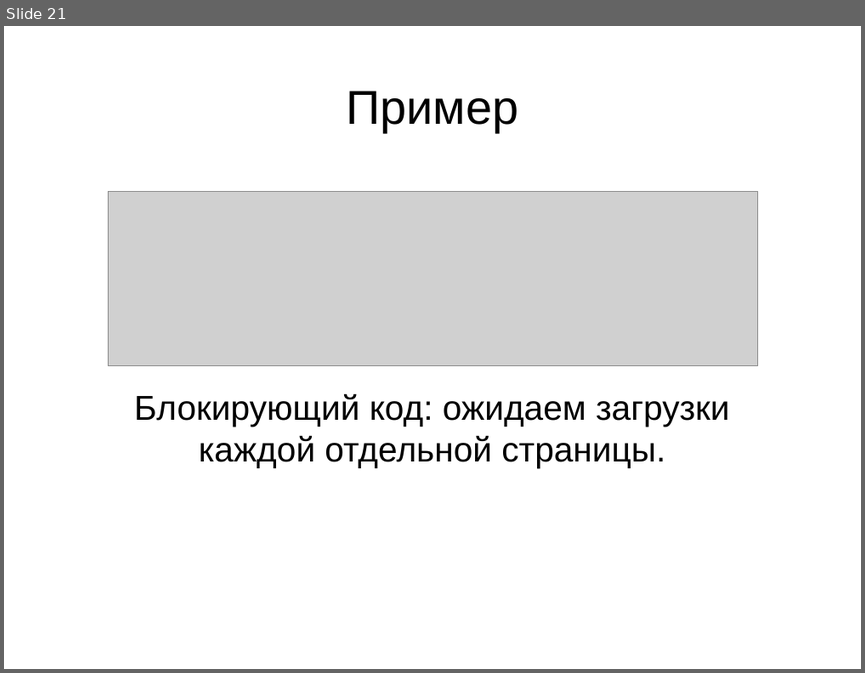
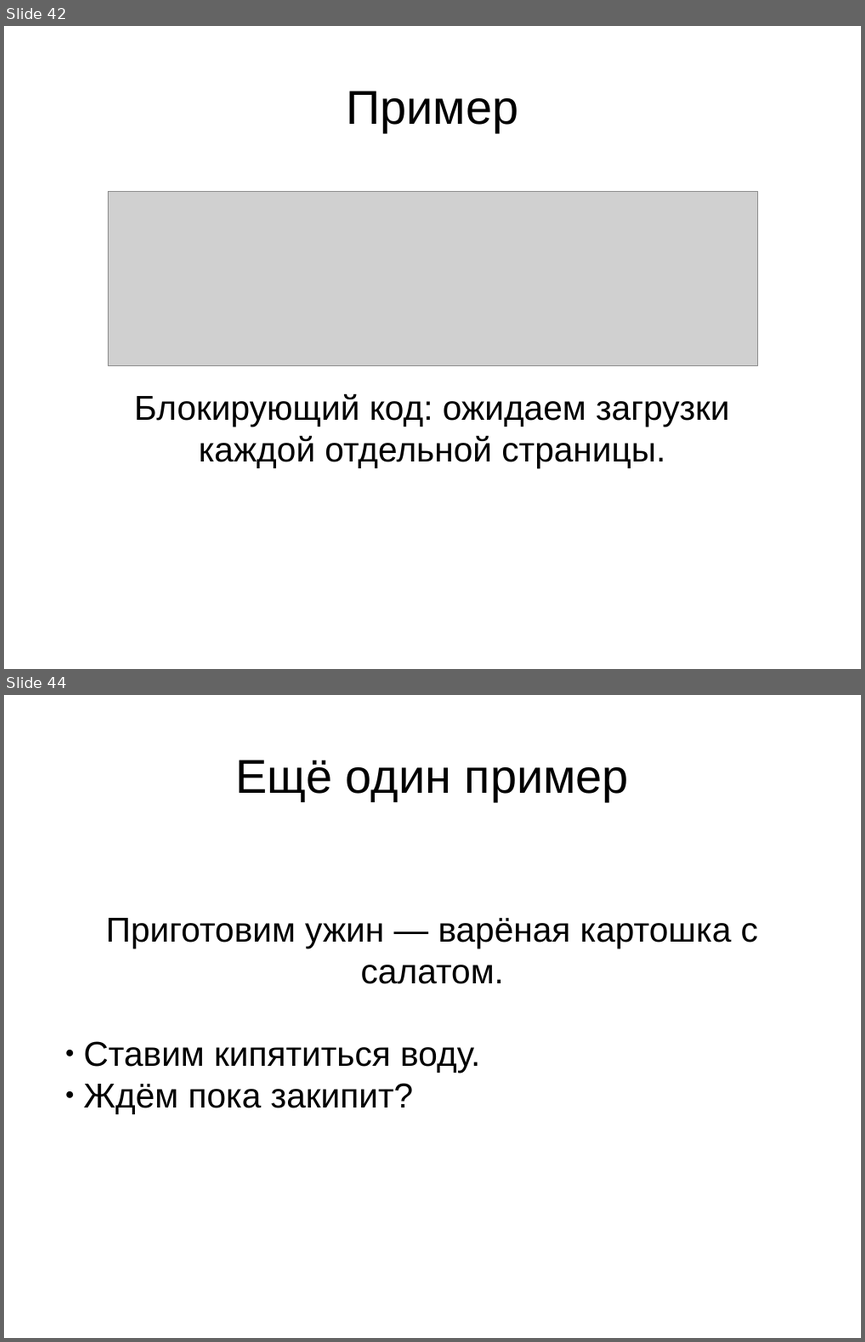
Before and after one commit to altersign/code-beauty, a slide deck: slideshow.odp. Shown one above the other, each under a label of ours: slide 21 before the commit, slides 42 and 44 after it; the slides between them are not shown. The pictures are 865x673 and 865x1342 pixels, drawn with LibreOffice and Linux fonts; fonts in the diff are those of the drawing; grey boxes stand for pictures. Boxes give left, top, right and bottom in pixels: in the first picture for what was removed or moved away, otherwise in the second. Text is boxed around its words. In the diff, an @@ line names an element or a change of style, - is before the commit and + after.

```diff
--- a/slideshow.odp
+++ b/slideshow.odp
@@ slide 44 added at (4, 695, 861, 1338), background #FFFFFF @@
@@ title added at (235, 760, 629, 801), 44 pt, text #000000 @@
+Ещё один пример
@@ subtitle added at (84, 918, 758, 1114), 32 pt, text #000000 @@
+Приготовим ужин — варёная картошка с салатом.
+  ● Ставим кипятиться воду.
+  ● Ждём пока закипит?
@@ what was slide 21 is now slide 42 @@
```
Also in this commit, not shown: 1 slide changed, 24 other slides added.
